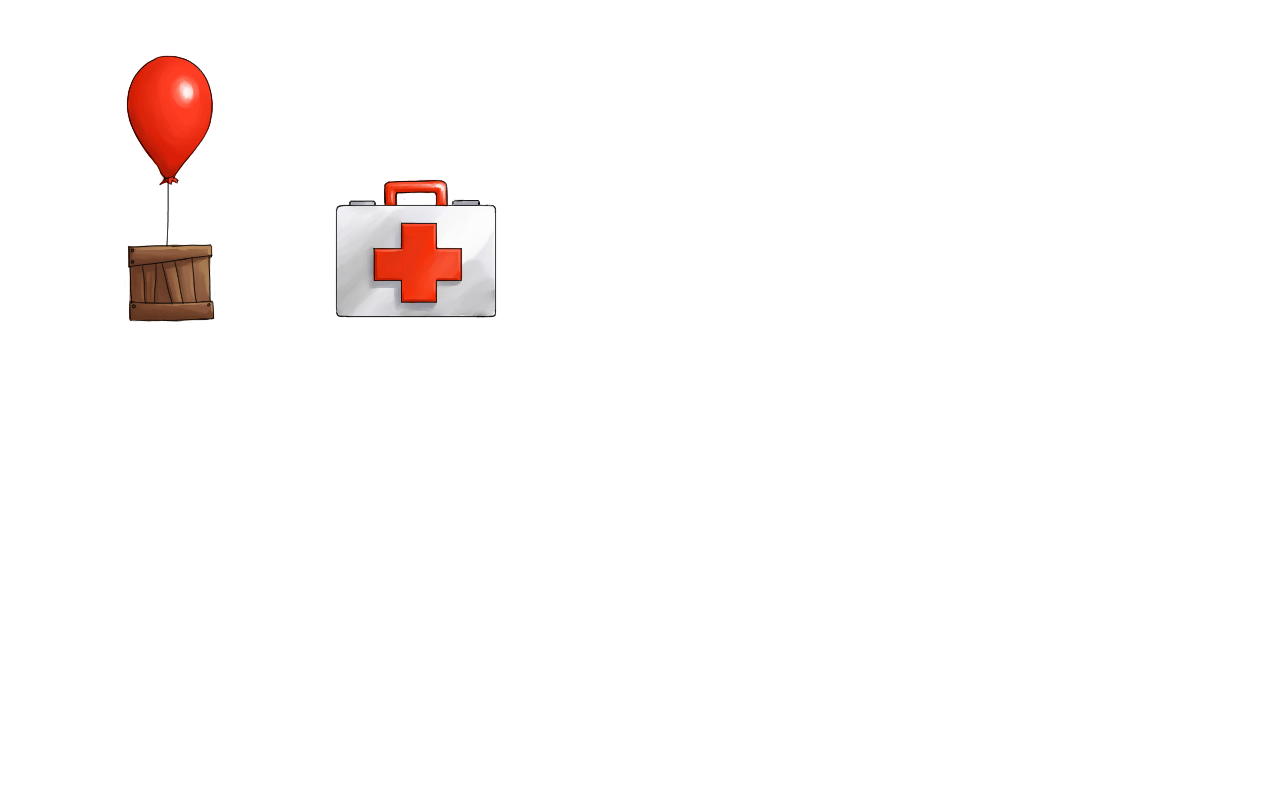
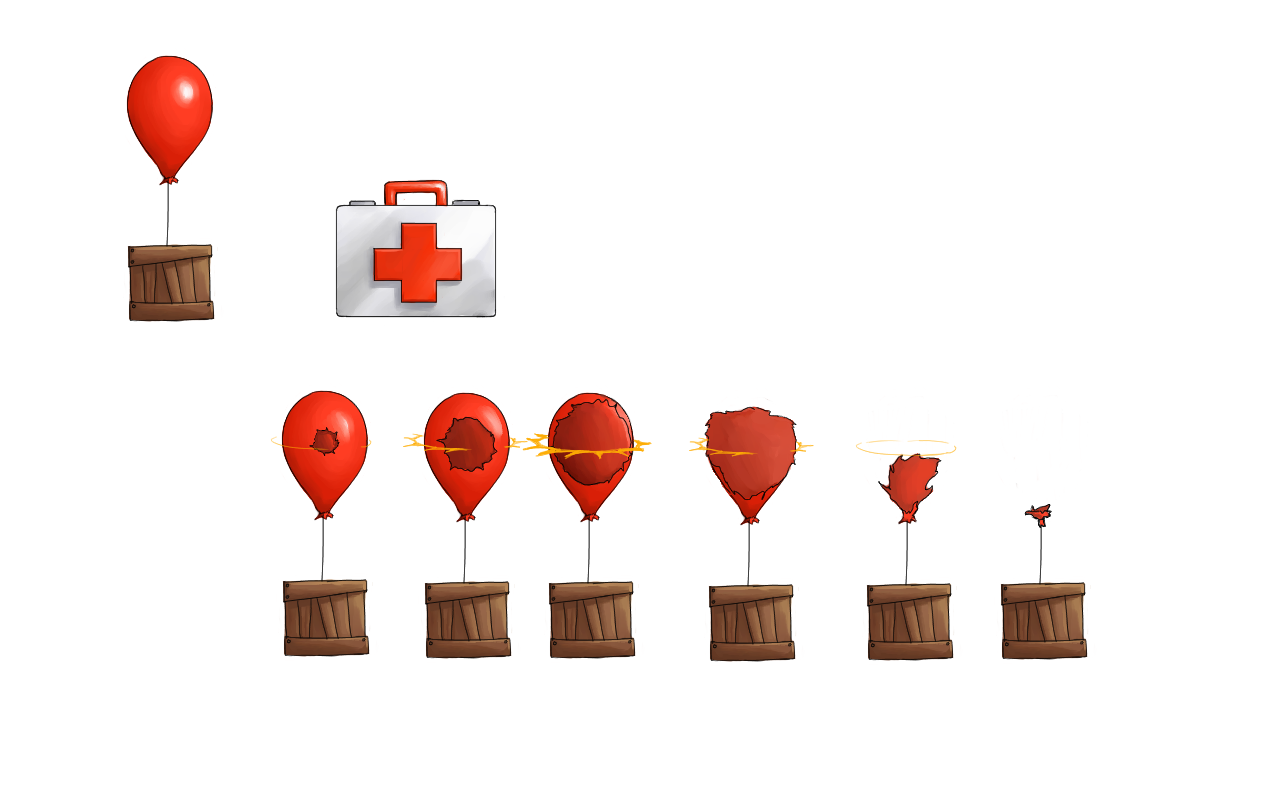
Two versions of the same layered image (1280x800). Layer-by-layer changes:
added group "Balloon Explosion" with 6 layers above "Balloon" over [270,390,1095,662]
added layer "Layer 10" in group "Balloon Explosion" over [996,395,1095,660]
added layer "Layer 11" (1st of 3, in "Balloon Explosion") in group "Balloon Explosion" over [855,396,961,661]
added layer "Layer 13" in group "Balloon Explosion" over [689,397,814,662]
added layer "Layer 12" in group "Balloon Explosion" over [522,392,652,659]
added layer "Layer 11" (2nd of 3, in "Balloon Explosion") in group "Balloon Explosion" over [403,392,528,659]
added layer "Layer 11" (3rd of 3, in "Balloon Explosion") in group "Balloon Explosion" over [270,390,377,657]
